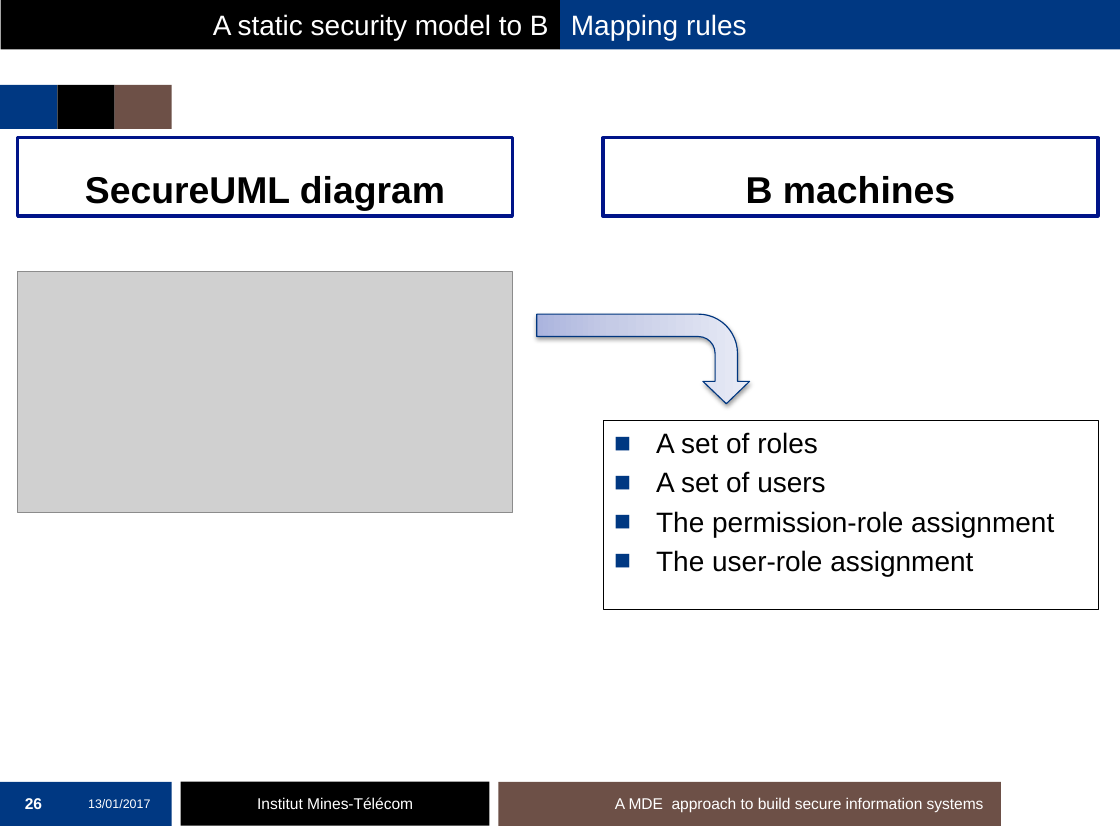
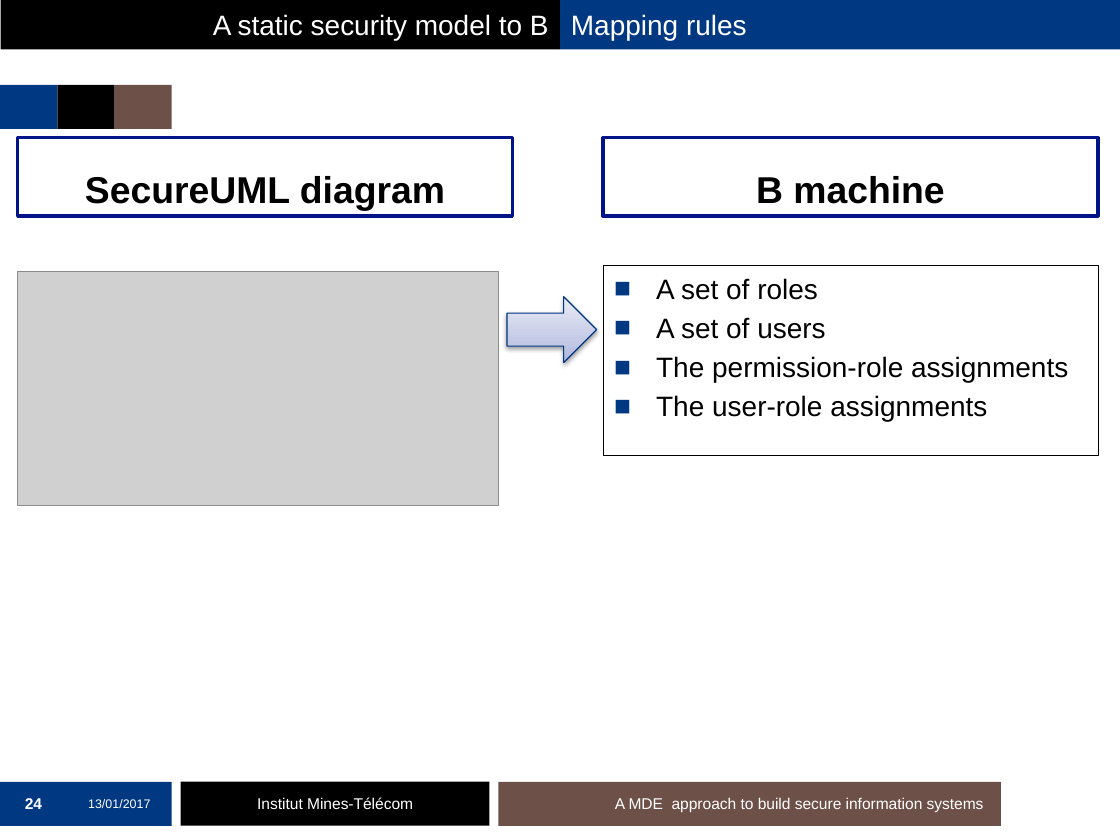
Before and after one commit to mai-ng/phdDefense, a slide deck: slide 24 of slides/presentation-defense.pptx (slide 26 before the commit). Drawn at 1120x840 pixels with LibreOffice and Linux fonts; fonts in the diff are those of the drawing; grey boxes stand for pictures; background and template pictures are left out. Boxes give left, top, right and bottom in pixels: in the first picture for what was removed or moved away, otherwise in the second. Text is boxed around its words. In the diff, an @@ line names an element or a change of style, - is before the commit and + after.

```diff
--- a/slides/presentation-defense.pptx
+++ b/slides/presentation-defense.pptx
@@ text at [756,176,944,204]: text changed @@
-B machines
+B machine
@@ text "A set of roles": place and size @@
-text "A set of roles" at [603,420,1098,609]
+text "A set of roles" at [603,265,1098,455]
@@ picture: place and size @@
-picture at [18,271,513,512]
+picture at [18,271,498,505]
@@ right arrow at [507,297,597,363]: bent arrow to right arrow; rotation 90 to 0 degrees @@
@@ text at [656,356,1068,422]: text changed @@
-■ The permission-role assignment
-■ The user-role assignment
+■ The permission-role assignments
+■ The user-role assignments
@@ page number at [25,798,42,809]: text changed @@
-26
+24
```
Also in this commit, not shown: 48 other slides changed, 3 slides removed.
